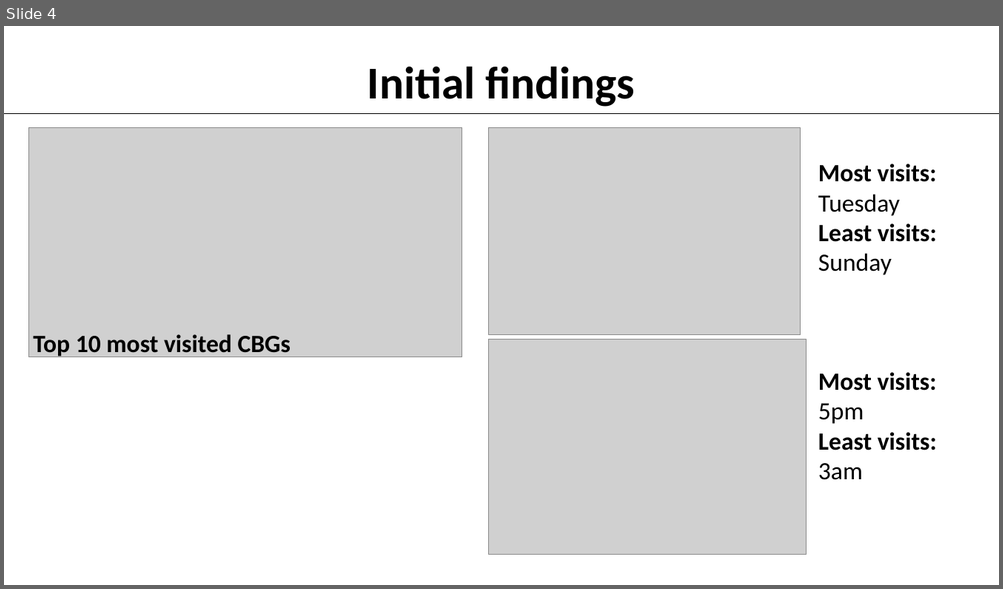
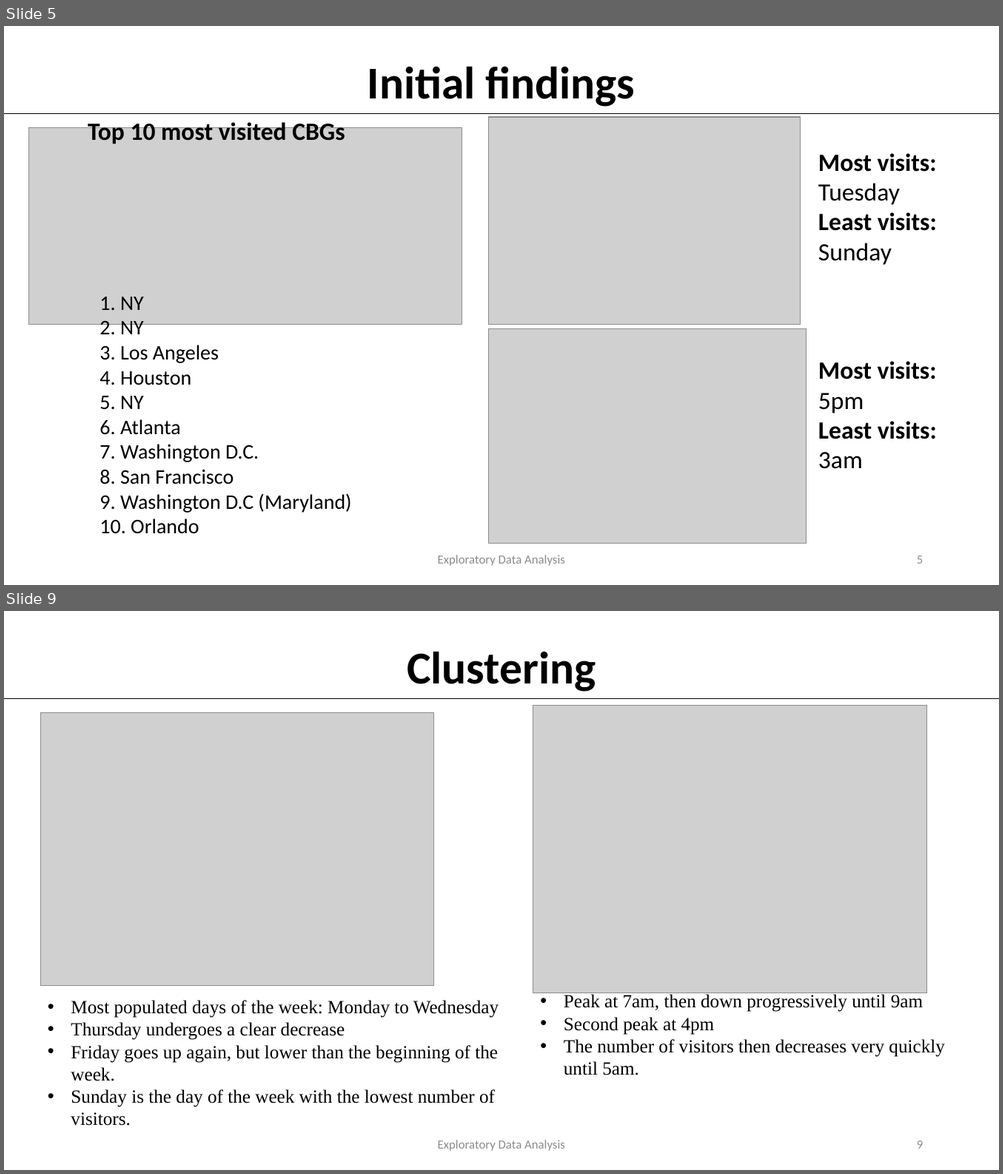
Before and after one commit to Crosita/Capstone-Project-1, a slide deck: Capstone Project 1- presentation.pptx. Shown one above the other, each under a label of ours: slide 4 before the commit, slides 5 and 9 after it; the slides between them are not shown. The pictures are 1003x589 and 1003x1174 pixels, drawn with LibreOffice and Linux fonts; fonts in the diff are those of the drawing; grey boxes stand for pictures; background and template pictures are left out. Boxes give left, top, right and bottom in pixels: in the first picture for what was removed or moved away, otherwise in the second. Text is boxed around its words. In the diff, an @@ line names an element or a change of style, - is before the commit and + after.

```diff
--- a/Capstone Project 1- presentation.pptx
+++ b/Capstone Project 1- presentation.pptx
@@ slide 9 added at bbox=[4, 611, 999, 1170], background picture (left out) @@
@@ text added at bbox=[407, 651, 595, 692], 44 pt, text #000000, bold @@
+Clustering
@@ line added from (4, 699) to (999, 699), #000000 0.5 pt @@
@@ picture added at bbox=[40, 712, 435, 986] @@
@@ picture added at bbox=[533, 706, 927, 993] @@
@@ text added at bbox=[71, 1000, 498, 1126], 18 pt, text #000000 @@
+• Most populated days of the week: Monday to Wednesday
+• Thursday undergoes a clear decrease
+• Friday goes up again, but lower than the beginning of the week.
+• Sunday is the day of the week with the lowest number of visitors.
@@ text added at bbox=[563, 993, 944, 1076], 18 pt, text #000000 @@
+• Peak at 7am, then down progressively until 9am
+• Second peak at 4pm
+• The number of visitors then decreases very quickly until 5am.
@@ text added at bbox=[438, 1140, 565, 1151], 12 pt, text #8C8C8C @@
+Exploratory Data Analysis
@@ page number added at bbox=[916, 1141, 922, 1149], 12 pt, text #8C8C8C @@
+9
@@ what was slide 4 is now slide 5 @@
@@ slide 5 changed as well @@
@@ text "Top 10 most visited CBGs": place and size @@
-text "Top 10 most visited CBGs" at bbox=[33, 335, 290, 358]
+text "Top 10 most visited CBGs" at bbox=[88, 120, 344, 144]
@@ picture: place and size @@
-picture at bbox=[29, 128, 462, 358]
+picture at bbox=[29, 128, 462, 324]
@@ 2 pictures, 2 texts: place and size @@
-2 pictures, 2 texts at bbox=[489, 128, 936, 554]
+2 pictures, 2 texts at bbox=[489, 117, 936, 544]
@@ text added at bbox=[99, 297, 351, 534], 20 pt, text #000000 @@
+1. NY
+2. NY
+3. Los Angeles
+4. Houston
+5. NY
+6. Atlanta
+7. Washington D.C.
+8. San Francisco
+9. Washington D.C (Maryland)
+10. Orlando
@@ text added at bbox=[438, 555, 565, 566], 12 pt, text #8C8C8C @@
+Exploratory Data Analysis
@@ page number added at bbox=[916, 556, 922, 564], 12 pt, text #8C8C8C @@
+5
```
Also in this commit, not shown: 5 other slides changed, 5 other slides added.
